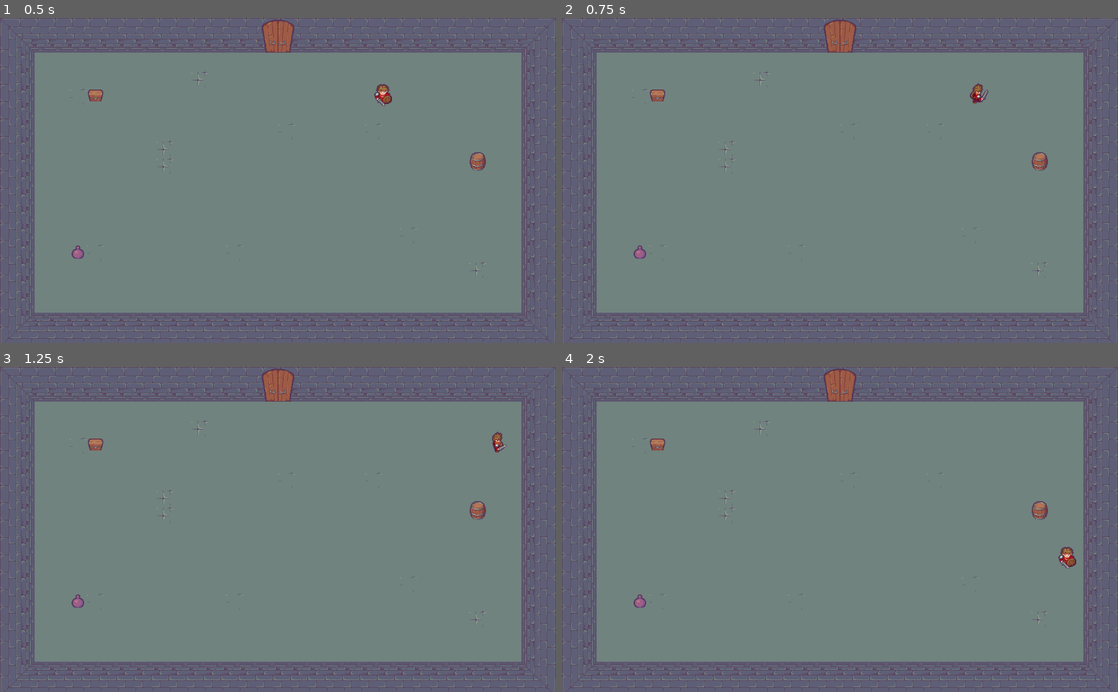
Above: before the commit, frames 1-4 (two rows, left to right).
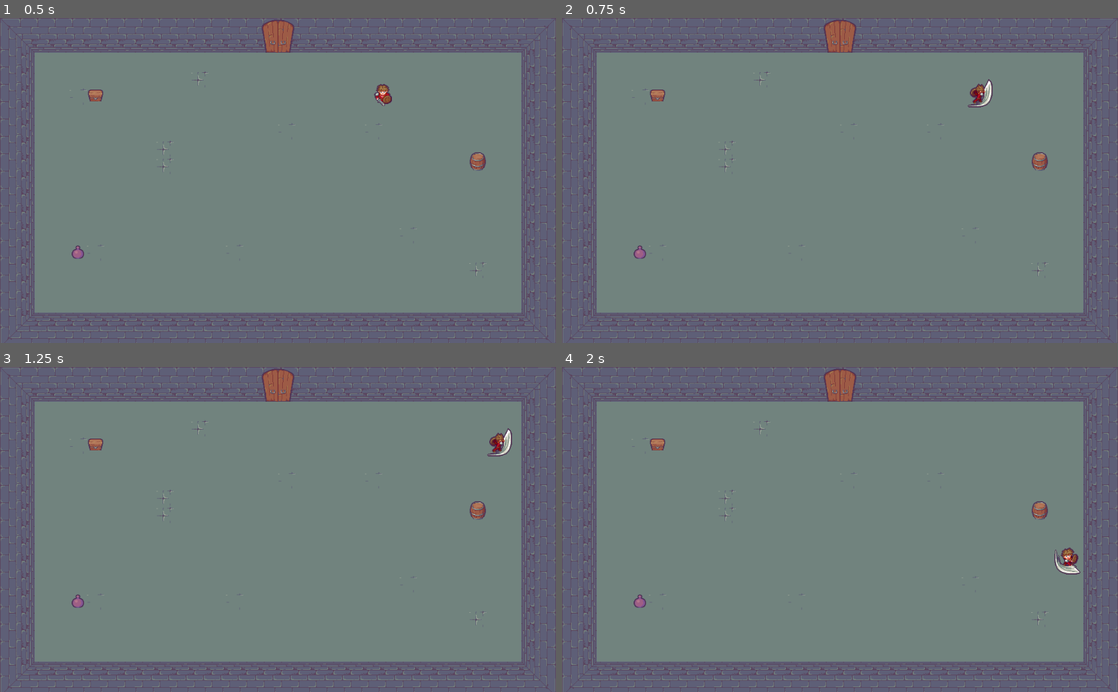
Above: after the commit, the same moments.

Repository: EvilYep/godot-rogue-like-tutorial
Game: Godot game, scene res://Scenes/Levels/Level.tscn
Same seed, same stepped clock (60 frames per second), same inputs: the game is played once before the commit and once after it.
Inputs:
- Up to frame 1 (0.5 s): no input
- Up to frame 2 (0.75 s): tap Enter (ui_accept) at 0.5, 0.6 s; hold Right (ui_right) from 0.53 s (still down)
- Up to frame 3 (1.25 s): keep holding Right (ui_right); tap Enter (ui_accept) at 0.77, 1.07 s
- Up to frame 4 (2 s): release Right (ui_right) at 1.28 s; hold Down (ui_down) from 1.28 s (still down); tap Enter (ui_accept) at 1.35, 1.52, 1.82 s

Frame 1 is identical in both runs. In frame 2, 0.2% of the frame differs, in the area x 73-78%, y 18-28%; in frame 3, 0.2%; in frame 4, 0.2%, in the area x 88-94%, y 55-64%.

Commit message:
naive attack animation :dagger:

Diff:
--- a/Scenes/Character/Player.gd
+++ b/Scenes/Character/Player.gd
@@ -2,26 +2,70 @@
 
 onready var animated_sprite = $AnimatedSprite
 
+var dir_dict : Dictionary = {
+	"Left" : Vector2.LEFT,
+	"Right" : Vector2.RIGHT,
+	"Up" : Vector2.UP,
+	"Down" : Vector2.DOWN
+}
 var speed : float = 300.0
-var direction = Vector2.ZERO
+var moving_direction := Vector2.ZERO
+var facing_direction := Vector2.DOWN
+var is_attacking : bool = false
+var is_moving : bool = false
 
 func _ready():
-	pass # Replace with function body.
+	pass
 
-func _process(delta: float) -> void:
-	move_and_slide(direction * speed)
+func _process(_delta: float) -> void:
+	var __ = move_and_slide(moving_direction * speed)
+	# to get rid of the warning
 
-func _input(event: InputEvent) -> void:
-	direction.x = int(Input.is_action_pressed("ui_right")) - int(Input.is_action_pressed("ui_left"))
-	direction.y = int(Input.is_action_pressed("ui_down")) - int(Input.is_action_pressed("ui_up"))
+func _input(_event: InputEvent) -> void:
+	moving_direction.x = int(Input.is_action_pressed("ui_right")) - int(Input.is_action_pressed("ui_left"))
+	moving_direction.y = int(Input.is_action_pressed("ui_down")) - int(Input.is_action_pressed("ui_up"))
 
-	direction = direction.normalized()
+	if moving_direction != Vector2.ZERO:
+		facing_direction = moving_direction
 
-	match(direction):
-		Vector2.RIGHT: animated_sprite.play("MoveRight")
-		Vector2.LEFT: animated_sprite.play("MoveLeft")
-		Vector2.DOWN: animated_sprite.play("MoveDown")
-		Vector2.UP: animated_sprite.play("MoveUp")
-		Vector2.ZERO:
+	moving_direction = moving_direction.normalized()
+
+	if Input.is_action_just_pressed("ui_accept"):
+		is_attacking = true
+
+	var direction = _find_moving_direction(facing_direction)
+
+	if is_attacking:
+		# Attack animation
+		var anim_name = "Attack" + direction
+		if animated_sprite.get_sprite_frames().has_animation(anim_name):
+			animated_sprite.play(anim_name)
+	else:
+		# Idle animation
+		if moving_direction == Vector2.ZERO:
 			animated_sprite.stop()
 			animated_sprite.set_frame(0)
+		else:
+			# Move animation
+			is_moving = true
+			var anim_name = "Move" + direction
+			if animated_sprite.get_sprite_frames().has_animation(anim_name):
+				animated_sprite.play(anim_name)
+
+func _find_moving_direction(dir: Vector2) -> String:
+	var dir_values_array = dir_dict.values()
+	var index = dir_values_array.find(dir)
+	if index == -1 :
+		return ""
+	var dir_keys_array = dir_dict.keys()
+	var dir_key = dir_keys_array[index]
+	return dir_key
+
+
+func _on_AnimatedSprite_animation_finished() -> void:
+	if "Attack".is_subsequence_of(animated_sprite.get_animation()):
+		is_attacking = false
+		var direction = _find_moving_direction(facing_direction)
+		animated_sprite.set_animation("Move" + direction)
+		animated_sprite.stop()
+		animated_sprite.set_frame(0)
--- a/Scenes/Character/Player.tscn
+++ b/Scenes/Character/Player.tscn
@@ -1,7 +1,55 @@
-[gd_scene load_steps=21 format=2]
+[gd_scene load_steps=33 format=2]
 
 [ext_resource path="res://Scenes/Character/Player.gd" type="Script" id=1]
 [ext_resource path="res://Scenes/Character/Sprites/Character_SpriteSheet.png" type="Texture" id=2]
+
+[sub_resource type="AtlasTexture" id=19]
+atlas = ExtResource( 2 )
+region = Rect2( 320, 0, 64, 64 )
+
+[sub_resource type="AtlasTexture" id=20]
+atlas = ExtResource( 2 )
+region = Rect2( 384, 0, 64, 64 )
+
+[sub_resource type="AtlasTexture" id=21]
+atlas = ExtResource( 2 )
+region = Rect2( 448, 0, 64, 64 )
+
+[sub_resource type="AtlasTexture" id=22]
+atlas = ExtResource( 2 )
+region = Rect2( 320, 192, 64, 64 )
+
+[sub_resource type="AtlasTexture" id=23]
+atlas = ExtResource( 2 )
+region = Rect2( 384, 192, 64, 64 )
+
+[sub_resource type="AtlasTexture" id=24]
+atlas = ExtResource( 2 )
+region = Rect2( 448, 192, 64, 64 )
+
+[sub_resource type="AtlasTexture" id=25]
+atlas = ExtResource( 2 )
+region = Rect2( 320, 128, 64, 64 )
+
+[sub_resource type="AtlasTexture" id=26]
+atlas = ExtResource( 2 )
+region = Rect2( 384, 128, 64, 64 )
+
+[sub_resource type="AtlasTexture" id=27]
+atlas = ExtResource( 2 )
+region = Rect2( 448, 128, 64, 64 )
+
+[sub_resource type="AtlasTexture" id=28]
+atlas = ExtResource( 2 )
+region = Rect2( 320, 64, 64, 64 )
+
+[sub_resource type="AtlasTexture" id=29]
+atlas = ExtResource( 2 )
+region = Rect2( 384, 64, 64, 64 )
+
+[sub_resource type="AtlasTexture" id=30]
+atlas = ExtResource( 2 )
+region = Rect2( 448, 64, 64, 64 )
 
 [sub_resource type="AtlasTexture" id=2]
 atlas = ExtResource( 2 )
@@ -69,6 +117,26 @@
 
 [sub_resource type="SpriteFrames" id=18]
 animations = [ {
+"frames": [ SubResource( 19 ), SubResource( 20 ), SubResource( 21 ) ],
+"loop": false,
+"name": "AttackDown",
+"speed": 10.0
+}, {
+"frames": [ SubResource( 22 ), SubResource( 23 ), SubResource( 24 ) ],
+"loop": false,
+"name": "AttackLeft",
+"speed": 10.0
+}, {
+"frames": [ SubResource( 25 ), SubResource( 26 ), SubResource( 27 ) ],
+"loop": false,
+"name": "AttackRight",
+"speed": 10.0
+}, {
+"frames": [ SubResource( 28 ), SubResource( 29 ), SubResource( 30 ) ],
+"loop": false,
+"name": "AttackUp",
+"speed": 10.0
+}, {
 "frames": [ SubResource( 2 ), SubResource( 3 ), SubResource( 4 ), SubResource( 5 ) ],
 "loop": true,
 "name": "MoveDown",
@@ -111,3 +179,5 @@
 __meta__ = {
 "_edit_lock_": true
 }
+
+[connection signal="animation_finished" from="AnimatedSprite" to="." method="_on_AnimatedSprite_animation_finished"]
